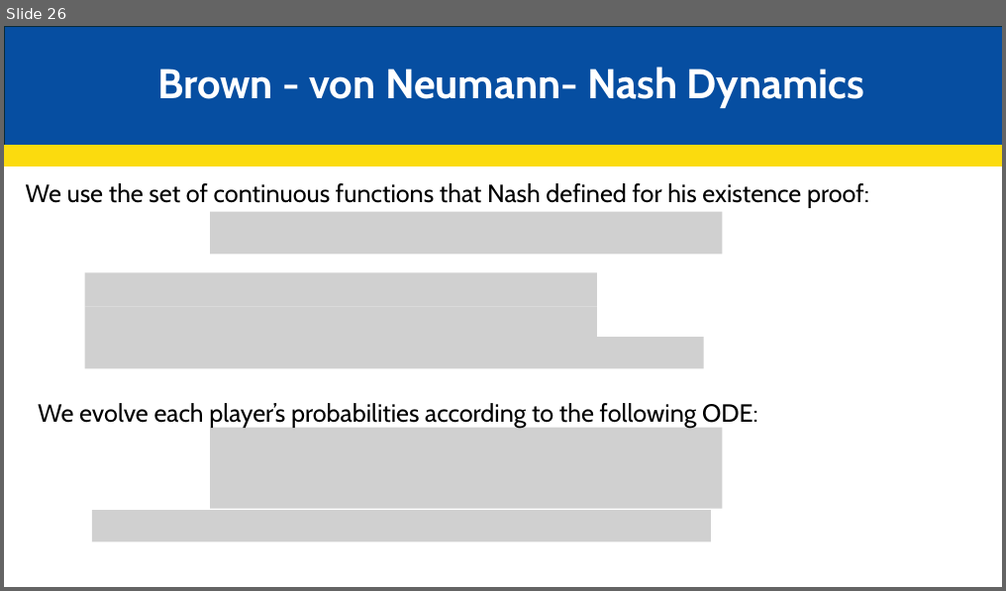
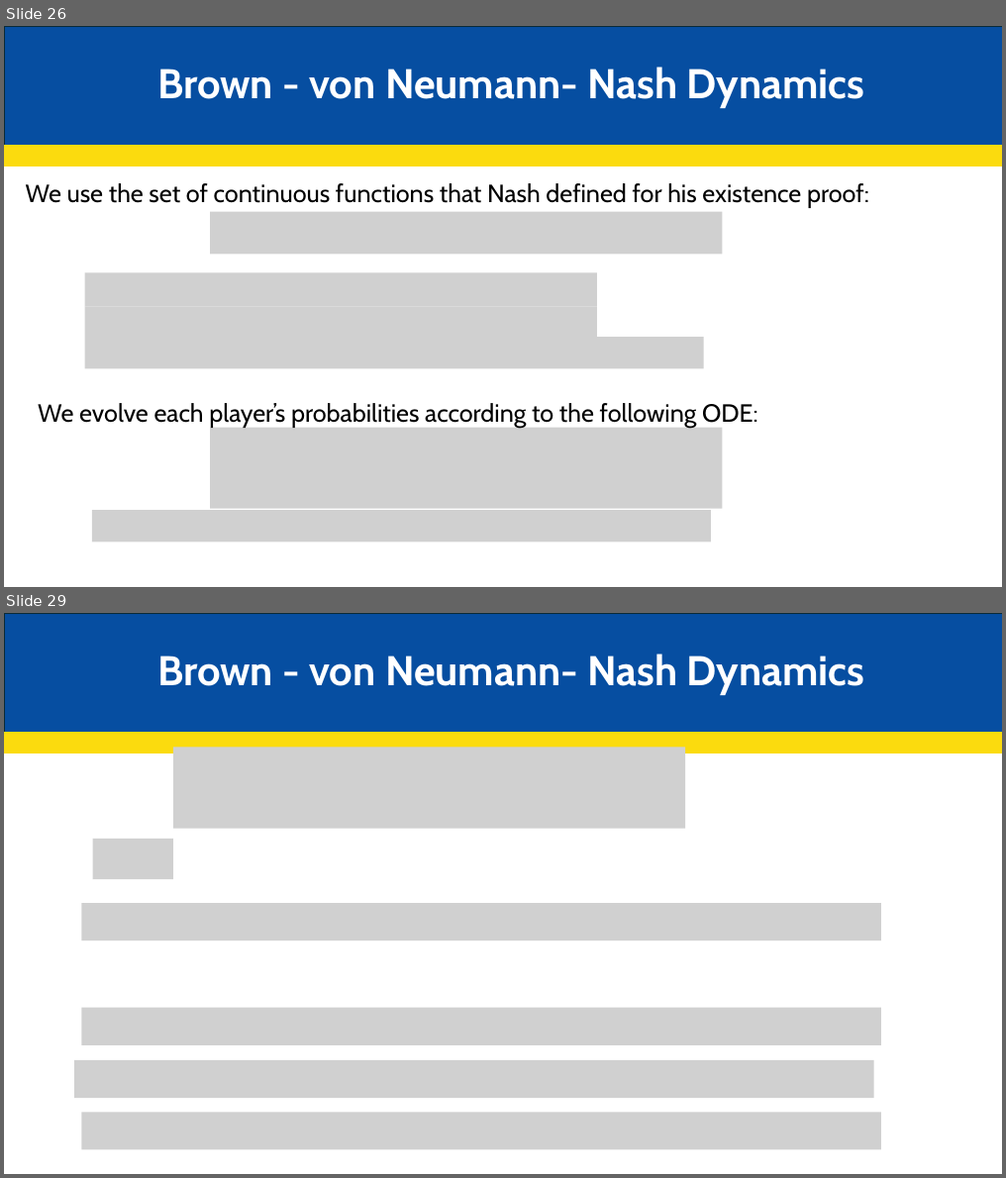
Before and after one commit to JakeCisc210/Candidacy, a slide deck: Reading Course/Presentations/Game Theory Six.pptx. Shown one above the other, each under a label of ours: slide 26 before the commit, slides 26 and 29 after it; the slides between them are not shown. The pictures are 1006x591 and 1006x1178 pixels, drawn with LibreOffice and Linux fonts; fonts in the diff are those of the drawing; grey boxes stand for pictures. Boxes give left, top, right and bottom in pixels: in the first picture for what was removed or moved away, otherwise in the second. Text is boxed around its words. In the diff, an @@ line names an element or a change of style, - is before the commit and + after.

```diff
--- a/Reading Course/Presentations/Game Theory Six.pptx
+++ b/Reading Course/Presentations/Game Theory Six.pptx
@@ slide 29 added at [4, 613, 1002, 1174], background #FFFFFF @@
@@ rectangle added at [5, 613, 1002, 733], fill #064EA1, outline #092A39 1.5 pt @@
@@ text added at [157, 654, 865, 695], 40 pt, text #FFFFFF, bold @@
+Brown - von Neumann- Nash Dynamics
@@ rectangle added at [4, 733, 1002, 753], fill #FBDB0E, outline #FBDB0E 1.5 pt @@
@@ picture added at [173, 747, 685, 829] @@
@@ picture added at [93, 839, 173, 879] @@
@@ picture added at [82, 903, 881, 941] @@
@@ picture added at [82, 1008, 881, 1045] @@
@@ picture added at [74, 1060, 874, 1098] @@
@@ picture added at [82, 1112, 881, 1150] @@
```
Also in this commit, not shown: 1 other slide added.
